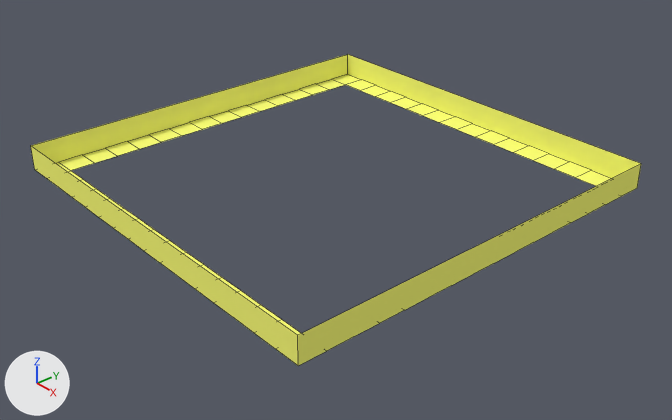
What one commit did to the Blender file auvsi_robosub/models/2014/collectionSite.blend.
The view is the same before and after, from a camera (50 mm lens) standing at (1.813, -1.554, 1.147) and looking at (0.055, -0.025, -0.108). The axes (+X, +Y, +Z) are drawn at lower left. The lights are the same throughout. Mesh edges are drawn as thin lines.
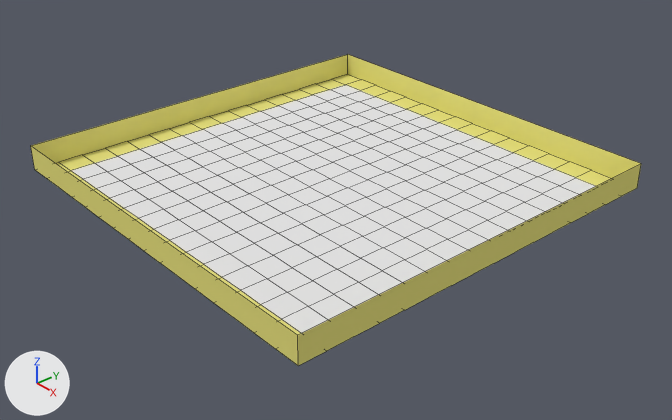
Commit message: models: updated collection site model

Changed parts and their boxes [x1, y1, x2, y2] in the pictures (672 x 420 px):
'Cube', recoloured, reshaped: [31, 54, 641, 366] in both
part 1 of me_cube, added: after [71, 85, 596, 333]

The change, as a list of edits to the scene's bpy script:
```text
Change mat_material:
    mat_material.base_color: (0.982, 1.0, 0.194) -> (0.8, 0.747, 0.211)  # yellow #fdff7a -> yellow #e7e07f
Add mat_material_001:
    mat_material_001 = diffuse_material('Material.001')
    mat_material_001.base_color = (0.8, 0.8, 0.8)  # white #e7e7e7
Change me_cube:
    used by ob_cube; location = (0.0, 0.0, 0.0); scale = (0.61, 0.61, 0.0381)
    remove me_cube.from_pydata(...)  # 124 vertices, 64 faces; spans x -1.0..1.0, y -1.0..1.0, z -1.0..1.0
    add me_cube.from_pydata(...)  # 293 vertices, 260 faces; spans x -1.0..1.0, y -1.0..1.0, z -1.0..1.0
    me_cube part 1
    4 vertices are added at (0.62, 0.5, -1.0), (0.5, 0.62, -1.0), (0.38, 0.62, -1.0), (0.63, 0.62, -1.0)
    13 new vertices lie (0.0, -0.13, 0.0) away from vertices in x -0.75..0.75, y 0.88, z -1.0
    11 new vertices lie (-0.13, 0.0, 0.0) away from vertices in x 0.88, y -0.75..0.62, z -1.0
    11 new vertices lie (0.0, 0.12, 0.0) away from vertices in x -0.75..0.5, y -0.87, z -1.0
    12 new vertices lie (0.0, 0.13, 0.0) away from vertices in x -0.75..0.75, y -0.88..-0.25, z -1.0
    9 new vertices lie (0.0, 0.12, 0.0) away from vertices in x -0.75..0.5, y -0.62, z -1.0
    10 new vertices lie (0.12, 0.0, 0.0) away from vertices in x -0.87..0.5, y -0.62..0.63, z -1.0
    12 new vertices lie (0.13, 0.0, 0.0) away from vertices in x -0.88..0.0, y -0.62..0.63, z -1.0
    11 new vertices lie (0.0, 0.13, 0.0) away from vertices in x -0.62..0.62, y -0.5, z -1.0
    10 new vertices lie (0.0, 0.12, 0.0) away from vertices in x -0.5..0.62, y -0.37, z -1.0
    10 new vertices lie (0.0, 0.13, 0.0) away from vertices in x -0.5..0.62, y -0.25, z -1.0
    10 new vertices lie (0.0, 0.12, 0.0) away from vertices in x -0.5..0.62, y -0.12, z -1.0
    9 new vertices lie (0.0, 0.13, 0.0) away from vertices in x -0.5..0.5, y 0.0, z -1.0
    10 new vertices lie (0.0, 0.12, 0.0) away from vertices in x -0.5..0.62, y 0.0..0.13, z -1.0
    10 new vertices lie (0.0, 0.13, 0.0) away from vertices in x -0.5..0.62, y 0.12..0.25, z -1.0
    9 new vertices lie (0.0, 0.12, 0.0) away from vertices in x -0.5..0.5, y 0.38, z -1.0
    8 new vertices lie (0.0, 0.13, 0.0) away from vertices in x -0.5..0.62, y 0.25..0.5, z -1.0
    196 new faces join them, mat_material_001 (white #e7e7e7)
    add me_cube.materials.append(mat_material_001)  # white #e7e7e7
```
